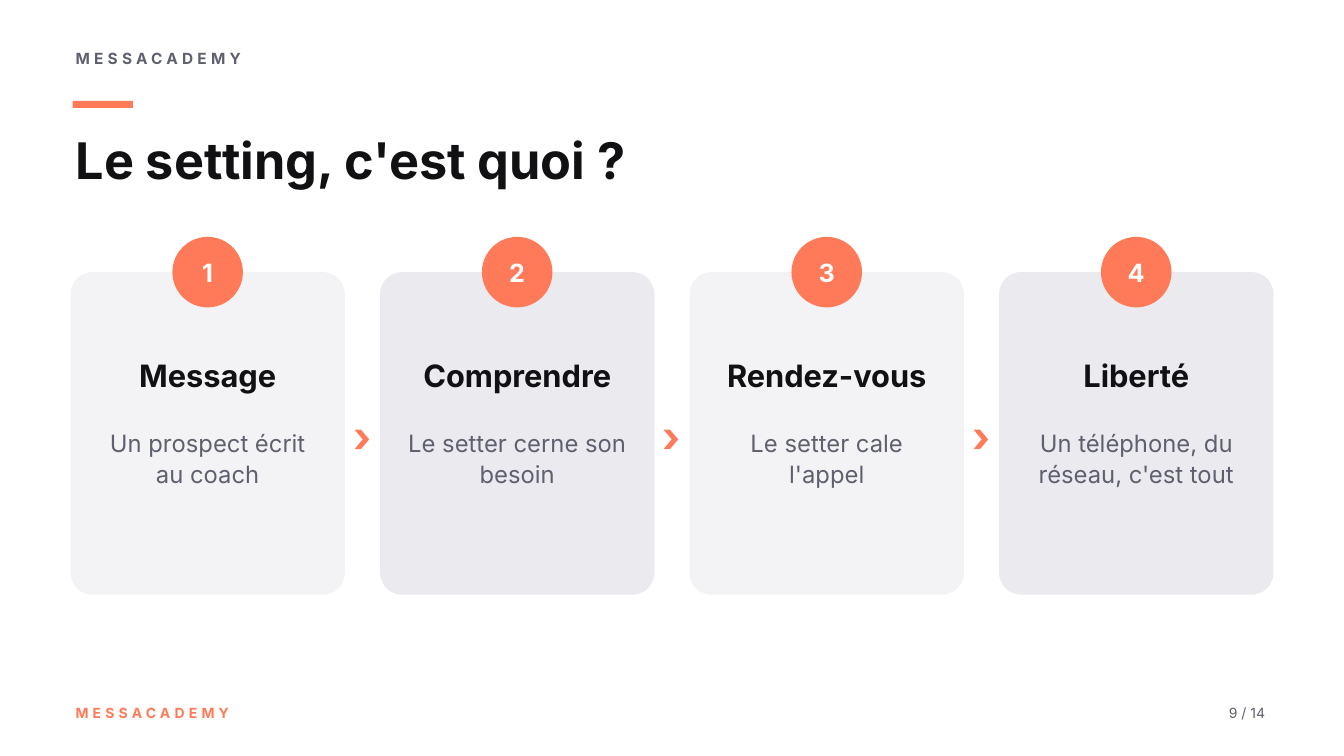
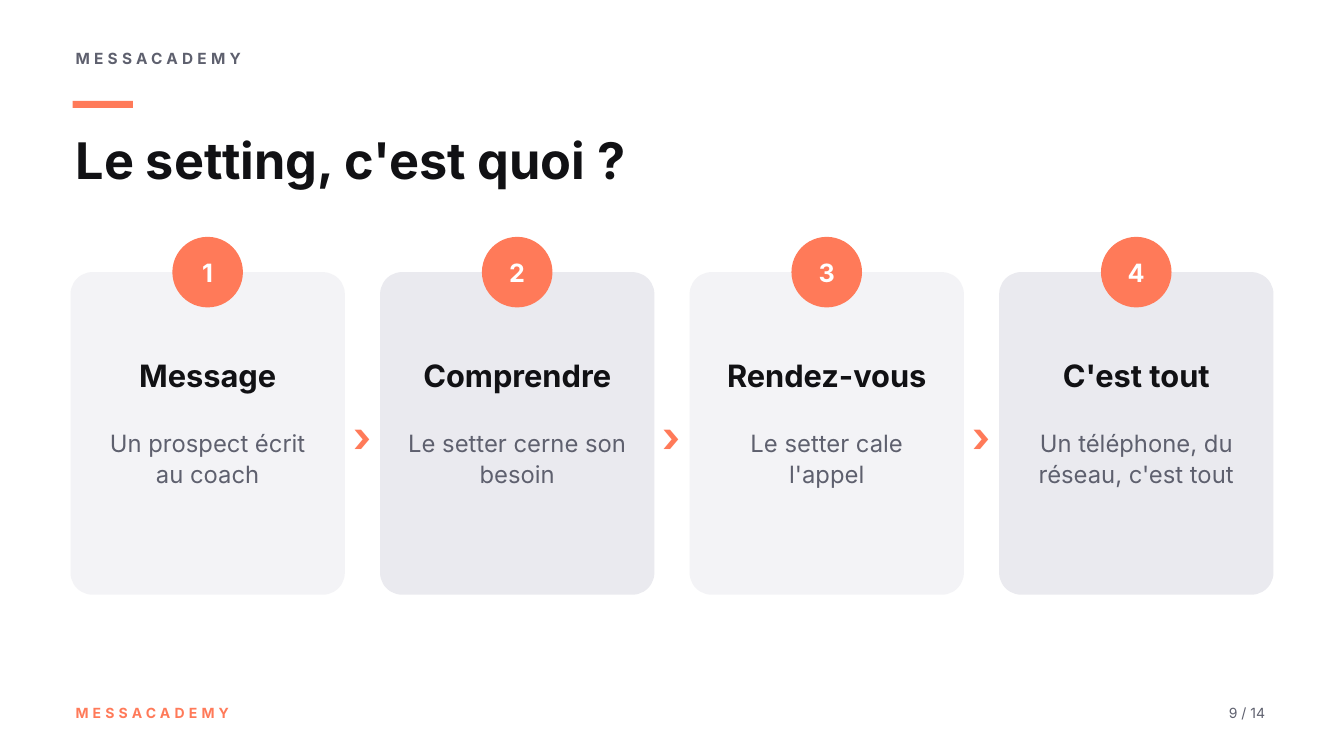
Before and after one commit to mouradmessaoudi761-web/prompteur-camera, a slide deck: slide 9 of vsp-diapos/Diapositives - Avant notre appel.pptx. Drawn at 1344x756 pixels with LibreOffice and Linux fonts; fonts in the diff are those of the drawing. Boxes give left, top, right and bottom in pixels: in the first picture for what was removed or moved away, otherwise in the second. Text is boxed around its words. In the diff, an @@ line names an element or a change of style, - is before the commit and + after.

```diff
--- a/vsp-diapos/Diapositives - Avant notre appel.pptx
+++ b/vsp-diapos/Diapositives - Avant notre appel.pptx
@@ text at [1063,364,1209,388]: text changed @@
-Liberté
+C'est tout
```
Also in this commit, not shown: 3 other slides changed, 12 other files.
